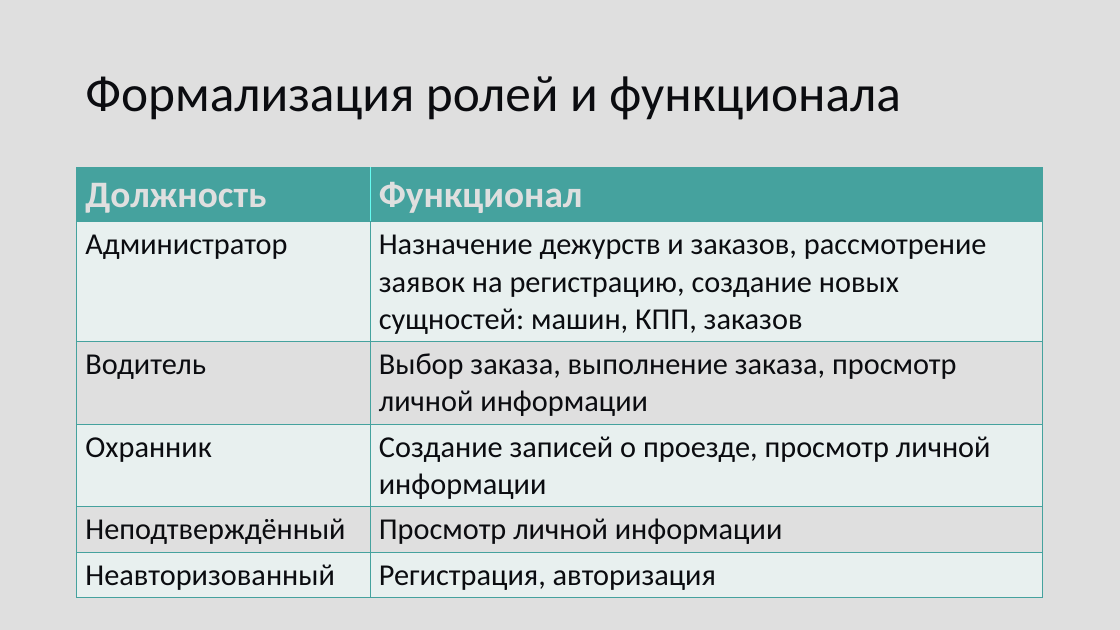
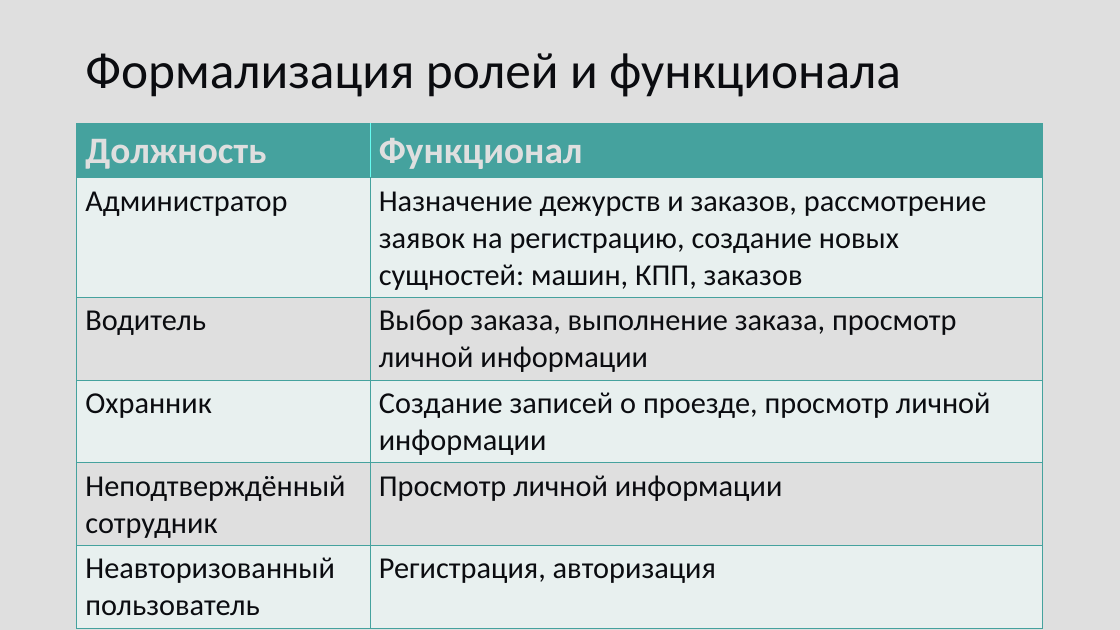
Before and after one commit to fairay/CourseDataBase, a slide deck: slide 4 of docs/presentation.pptx. Drawn at 1120x630 pixels with LibreOffice and Linux fonts; fonts in the diff are those of the drawing. Boxes give left, top, right and bottom in pixels: in the first picture for what was removed or moved away, otherwise in the second. Text is boxed around its words. In the diff, an @@ line names an element or a change of style, - is before the commit and + after.

```diff
--- a/docs/presentation.pptx
+++ b/docs/presentation.pptx
@@ title "Формализация ролей и функционала": place and size @@
-title "Формализация ролей и функционала" at bbox=[85, 76, 900, 120]
+title "Формализация ролей и функционала" at bbox=[85, 53, 900, 97]
@@ table at bbox=[77, 124, 1044, 620] @@
-row 5, column 1: Неподтверждённый
+row 5, column 1: Неподтверждённый / сотрудник
-row 6, column 1: Неавторизованный
+row 6, column 1: Неавторизованный пользователь
@@ table: place and size @@
-table at bbox=[77, 168, 1044, 594]
+table at bbox=[77, 124, 1044, 620]
```
Also in this commit, not shown: 11 other files.
